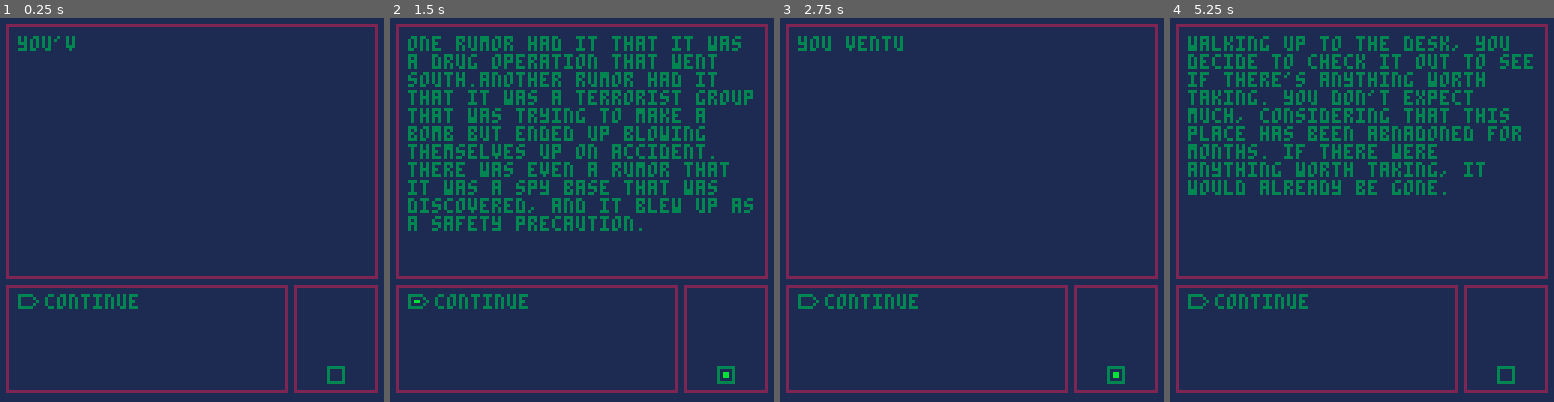
Above: before the commit, frames 1-4 (left to right).
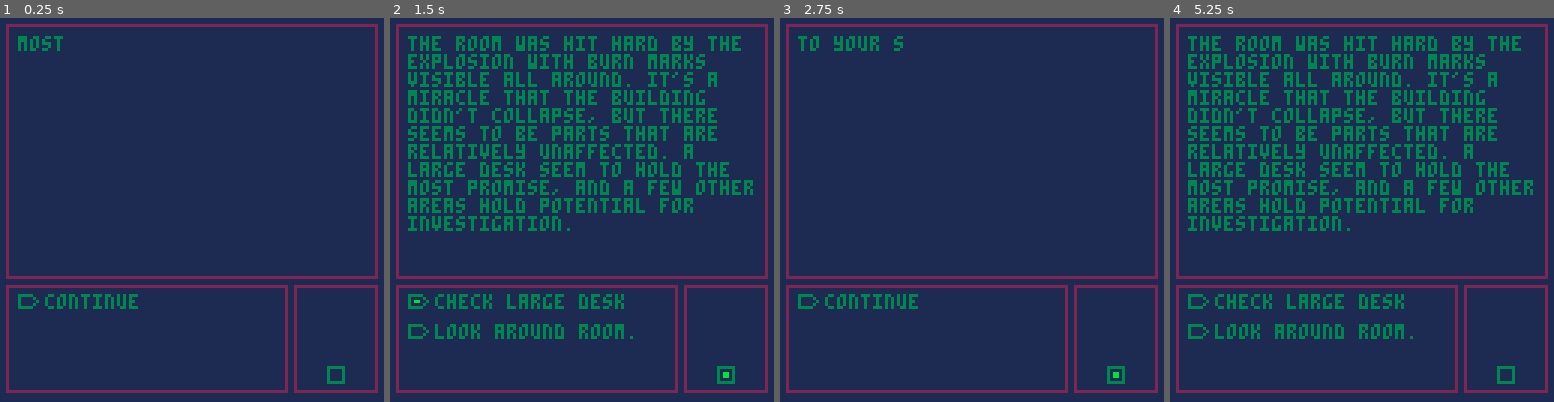
Above: after the commit, the same moments.

Repository: NeoTheSilent/A-Forgotten-Journal
Game: PICO-8 cartridge evastory.p8
Two runs of this game, one before a commit and one after it. Both use one fixed random seed, a clock stepped at 60 frames per second and the inputs below.
Inputs:
- Up to frame 1 (0.25 s): no input
- Up to frame 2 (1.5 s): tap X (X key) at 0.33, 1.07 s; tap O (Z key) at 0.7 s
- Up to frame 3 (2.75 s): tap O (Z key) at 1.7, 2.1, 2.5 s; tap X (X key) at 1.85 s; hold Up 2.15-2.42 s
- Up to frame 4 (5.25 s): tap O (Z key) every 0.4 s from 2.9 to 4.9 s; tap X (X key) at 2.97, 4.08, 5.2 s; hold Down 3.63-3.97 s; hold Up 4.73-5.03 s

The runs differ from the first frame. In frame 1, 0.2% of the frame differs, in the area x 4-20%, y 4-9%; in frame 2, 13%; in frame 3, 0.4%; in frame 4, 14%, in the area x 4-95%, y 4-84%.

Commit message:
1.14.1
1.14.1 - Small Dialogue Updates, and possibly a bug fix for oddities that occur when "paragraph" function has a word that's too close to the right edge. There's still some minor oddities, I will likely need to revamp the typewriter again. For now, I *believe* this should fix the issue. Hopefully. I tested from letters 20 to 31, which should be every letter with the possibility of this error, and it seems to be fixed for now. Tentatively, I believe this error is fixed, but I'll keep an eye out.

Diff:
--- a/evastory.p8
+++ b/evastory.p8
@@ -94,19 +94,22 @@
 					// [room 2]
 				 {
 							dialogue = {
-									"you've heard plenty of rumors about the abandoned apartment complex on the edge of town. there was an explosion a year ago that killed a number of people, and ever since then the complex was abandoned. there were countless rumors about what had happened.",
-									"one rumor had it that it was a drug operation that went south.another rumor had it that it was a terrorist group that was trying to make a bomb but ended up blowing themselves up on accident. there was even a rumor that it was a spy base that was discovered, and it blew up as a safety precaution.",
-							  "whatever the case, the owners abandoned it. it was put under investigation for a time by the police, but nothing turned up. still, it always felt odd to you and before you realized it, you had found yourself outside of the broken doors of the infamous facility. you walk inside carefully, feeling your curiousity grow.",
-							  "you venture inside the facility. it's difficult getting past the door, as something inside had blocked the door, and it wouldn't budge. thankfully, upon looking around, you spotted an open window and managed to climb in.",
-							  "as you look around the entrance room, it's clear that the decrepit building isn't exactly safe. water drips from the ceiling, and there's rubble along the floor.",
+									--"life hasn't been particularly kind to you. money's been hard to come by, and it's been difficult getting the money needed for your little sister's medicine.⬇️the odd jobs haven't been doing enough to even keep both of your stomachs filled, you need something that'll get quite a tidy sum for you quickly.",
+									--"thankfully, an opportunity has provided itself for you. in front of you is an infamous office building, one that held notoriety for it's questionable practices.⬇️even for the buildings in this part of town that were questionable at best, this one was always bad news to be around, even if nothing could be proven.",
+									--"last month, an explosion was reported from the inside of the building. not a single inhabitant had been seen since, with most guessing that they had likely perished or fled the city. to be honest, it didn't matter what the truth was. it's not as if it'd be investigated, the police couldn't care less and few had been foolish enough to look around themselves.",
+								 --"this left you in a unique position. most of the valuables likely had already been taken or destroyed, but there was a chance that there might be something hidden away.⬇️something that nobody else had found just yet.⬇️something that could be your lucky break.",
+									--"with that thought in mind, you carefully make your way into the building, moving past the barricades that the police had initially put around the building, before they gave up.⬇️a window presents itself to you, and after carefully moving around the broken glass, you're able to hop inside without issue.",
+									--"the room you found yourself in was a small broom closet, with nothing of value. after a quick check, you carefully step out. as you walk around the place, moving as quiet as a mouse, it's clear that the your initial thoughts were correct.",
+									"most of the rooms were either too damaged by the explosion for anything of value to have survived, or they've already been stripped bare by looters.⬇️it's nothing you hadn't already expected, but a tinge of concern taints your heart. only one room remained, and it seemed to be another office.",
+									"the room was hit hard by the explosion with burn marks visible all around. it's a miracle that the building didn't collapse, but there seems to be parts that are relatively unaffected. a large desk seem to hold the most promise, and a few other areas hold potential for investigation.",
 							},
 							choice = {
-									"check front desk",
+									"check large desk",
 									"look around room."
 									},
 							followupchoice = {
 									{
-									"walking up to the desk, you decide to check it out to see if there's anything worth taking. you don't expect much, considering that this place has been abnadoned for months. if there were anything worth taking, it would already be gone.",
+									"walking up to the desk, you decide to check it out to see if there's anything worth taking. you don't expect much, considering that this place had likely been searched a number of times. if there were anything worth taking, it would already be gone.",
 									"to your surprise, in one of the half-open drawers, you find a keycard lying there.⬇️a few leaves seem to be next to it, and the card seems to have some green stains. pocketing the card, you check the rest of the desk to see if there's anything else.",
 									"unfortunately, your search ends in vain as there's nothing else left in the desk. you managed to get a keycard out of this, and if nothing else it might sell for something to the right people if you don't find anything else. finished with the desk, you continue searching around.",
 									"you check the desk again, to see if there was anything you might've missed on your initial sweep. after a few minutes, you find that you were quite thorough the first time, there's nothing left to take. at the very least, you found the peace of mind knowing there's nothing you missed."
@@ -114,7 +117,8 @@
 									{
 									"you look throughout the broken room. there's a lot to take in, such as the plant life that has won its battle against the odds and found life inside this broken room.",
 									"after spending a few minutes scavenging the place, its clear that anything of value or importance is likely already gone, taken by any who had already come before you.",
-									"if nothing else, you had some fun while you were doing it, so it's not like this was a complete waste.",
+									"yet, as you check out the last remaining item, the bookshelf, your finger brushes against a hidden button on its side.⬇️with little warning, it sinks into the ground until only the very top is visible.",
+									"in front of you seems to be a larger door, something that wouldn't look out of place in the sci-fi movies that your sister likes watching on her small tv.⬇️looking at it closer, it doesn't have a handle to open it. on it's frame, on the left side is a card reader.",
 									"you check around again, but there's still not much of note."
 									}
 							}
@@ -914,7 +918,7 @@
 				a door, so we should create
 				the choice to use the door.
 				]]--
-						story[2].choice[3] = "go to next room"
+						story[2].choice[3] = "open the door"
 				--[[
 				we should show
 				the player that there
@@ -1132,16 +1136,21 @@
 
   emptystr="                               "
 --emptystr="..............................."
-
-		--[[
-		we dynamically calculate the
-		length of the string and divide
-		it by our length to know how
-		many rows we want, and thus
-		how many newlines we'll add
-		]]--
-
-		for i=0,ceil(#input/setlength+1) do
+		--[[
+		while we can dynamically
+		calculate the size of our
+		string to know how long it
+		is, and how long we should do
+		this for, we know that if it
+		activates more than 13 times
+		we have an issue as it'll run
+		off the text. similarly:
+		it won't display anything if
+		we do it too much, so for now
+		we have it set to run 13 times.
+		]]--
+
+		for i=0,13 do
 		--[[
 		we first want to ensure that
 		we manually break line when
@@ -1169,6 +1178,36 @@
 				for j=1,setlength do
 				  if sub(input,j+(setlength*i),j+(setlength*i)) == "⬇️"
 				  then
+			--[[
+			we should make
+			an exception manager, in the
+			event that an word is close
+			to the right edge, and the
+			addition of ⬇️ would make
+			it go to the next line, then
+			we need to put this exception
+			into here, or it'll get weird.
+
+			i plan to look at the linewrap
+			formula next to see if i can
+			fix this without needing an
+			exception like this, bandaids
+			aren't ideal after all.
+			]]--
+								--print(j,4,110)
+								if j>setlength-1
+								then
+										for k=1,length-j do
+												if sub(input,length-k,length-k)==" "
+												then
+														--print(k,28,110)
+														emptystrsize=k
+														break
+												end
+										end
+								else
+										emptystrsize=j
+								end
 		--[[
 		if it exists: we will "delete"
 		the character by creating a
@@ -1192,7 +1231,7 @@
 	 wish to adjust it by 2,
 	 to keep \n in our calcs
 	 ]]--
-				  		..sub(emptystr,j+2)
+				  		..sub(emptystr,emptystrsize)
 				  		.."\n"
 				  		..sub(input,j+(setlength*i)+1)
  		--[[
